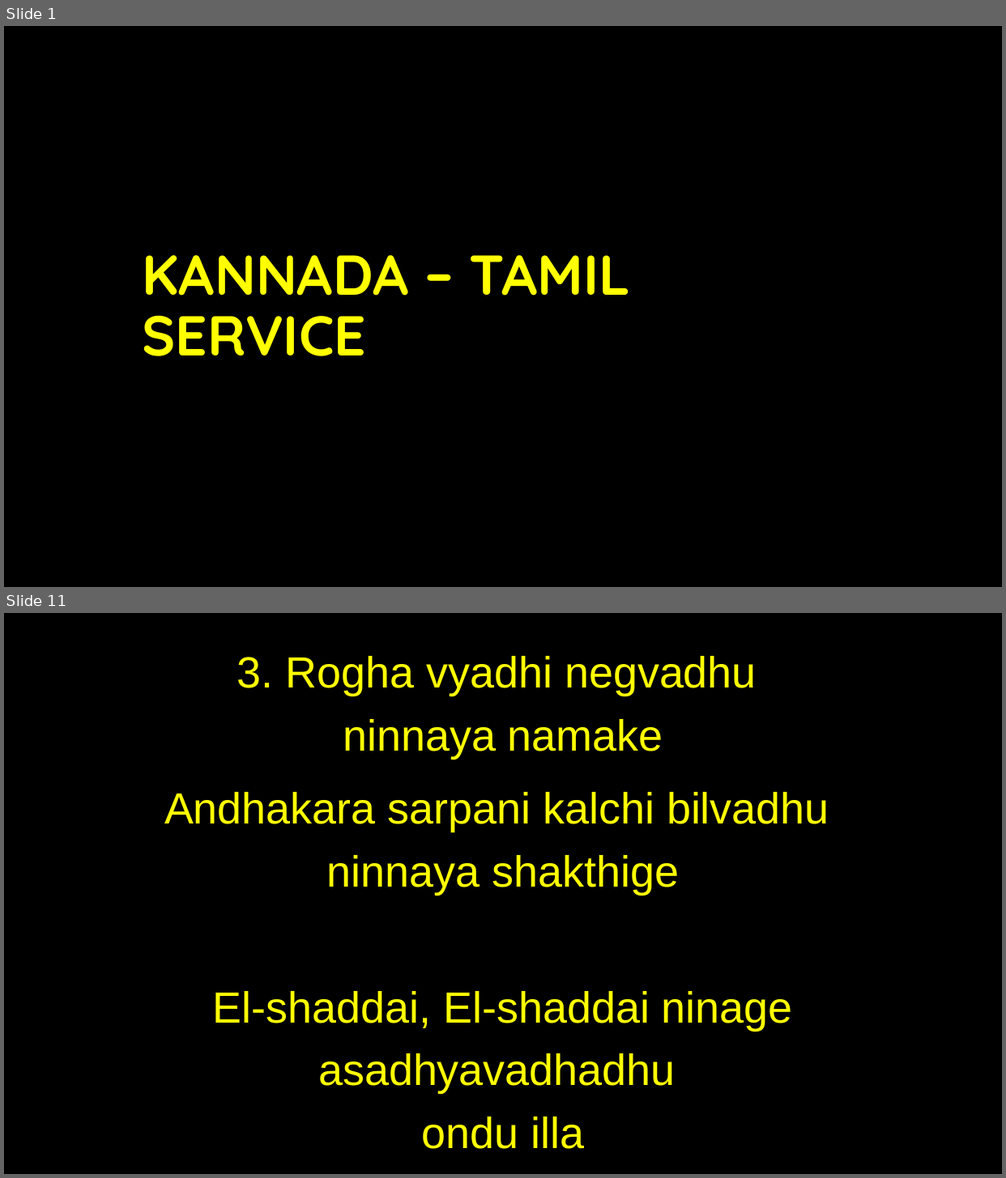
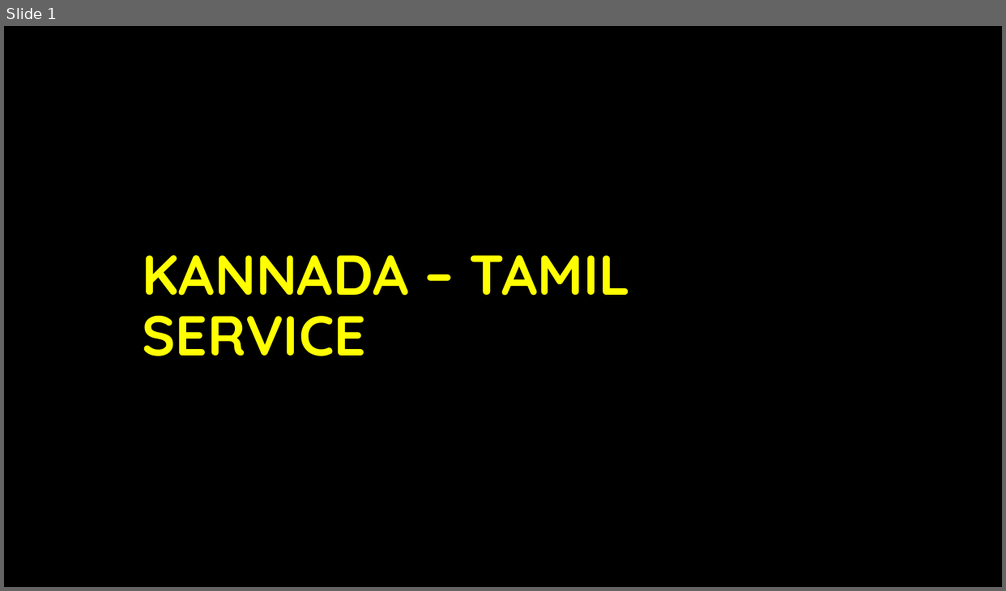
Before and after one commit to bkumarn002/ELBTL-SONGS, a slide deck: KANNADA/27TH_JULY/27th July Worship PPT.pptx. Shown one above the other, each under a label of ours: slides 1 and 11 before the commit, slide 1 after it; the slides between them are not shown. The pictures are 1006x1178 and 1006x591 pixels, drawn with LibreOffice and Linux fonts; fonts in the diff are those of the drawing; background and template pictures are left out. Boxes give left, top, right and bottom in pixels: in the first picture for what was removed or moved away, otherwise in the second. Text is boxed around its words. In the diff, an @@ line names an element or a change of style, - is before the commit and + after.

```diff
--- a/KANNADA/27TH_JULY/27th July Worship PPT.pptx
+++ b/KANNADA/27TH_JULY/27th July Worship PPT.pptx
@@ slide 11 removed at <box>4,613,1002,1174</box>, background #000000 @@
@@ text removed at <box>164,656,829,1149</box> @@
-3. Rogha vyadhi negvadhu
-ninnaya namake
-Andhakara sarpani kalchi bilvadhu
-ninnaya shakthige
-El-shaddai, El-shaddai ninage asadhyavadhadhu
-ondu illa
```
Also in this commit, not shown: 5 slides changed, 55 other slides removed.
